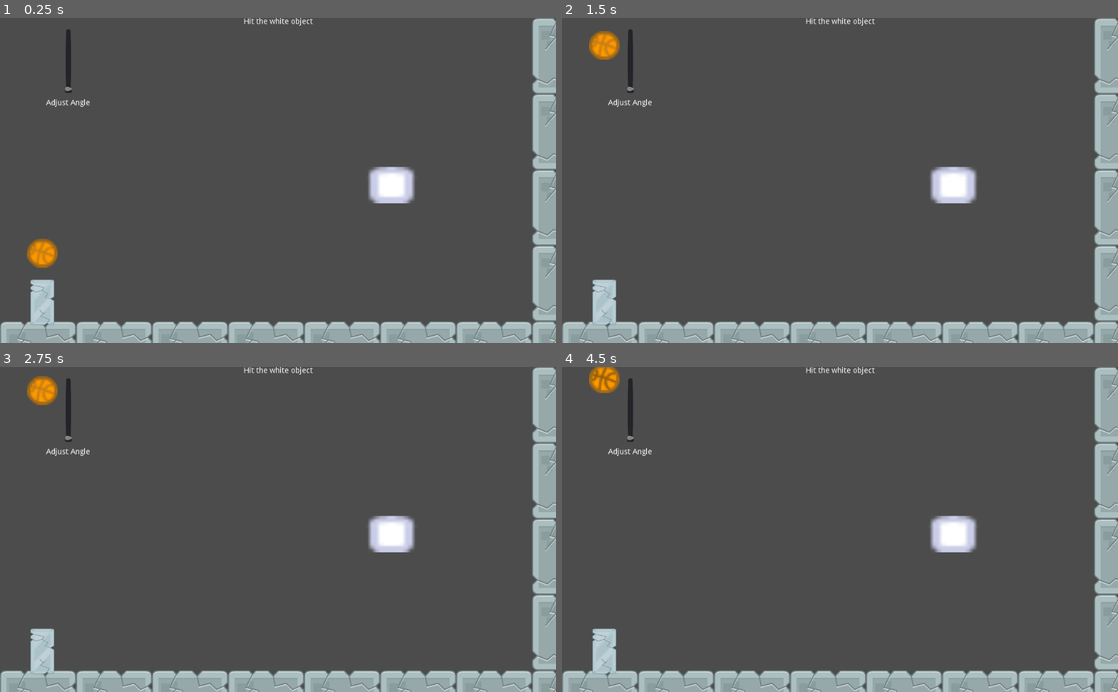
Above: before the commit, frames 1-4 (two rows, left to right).
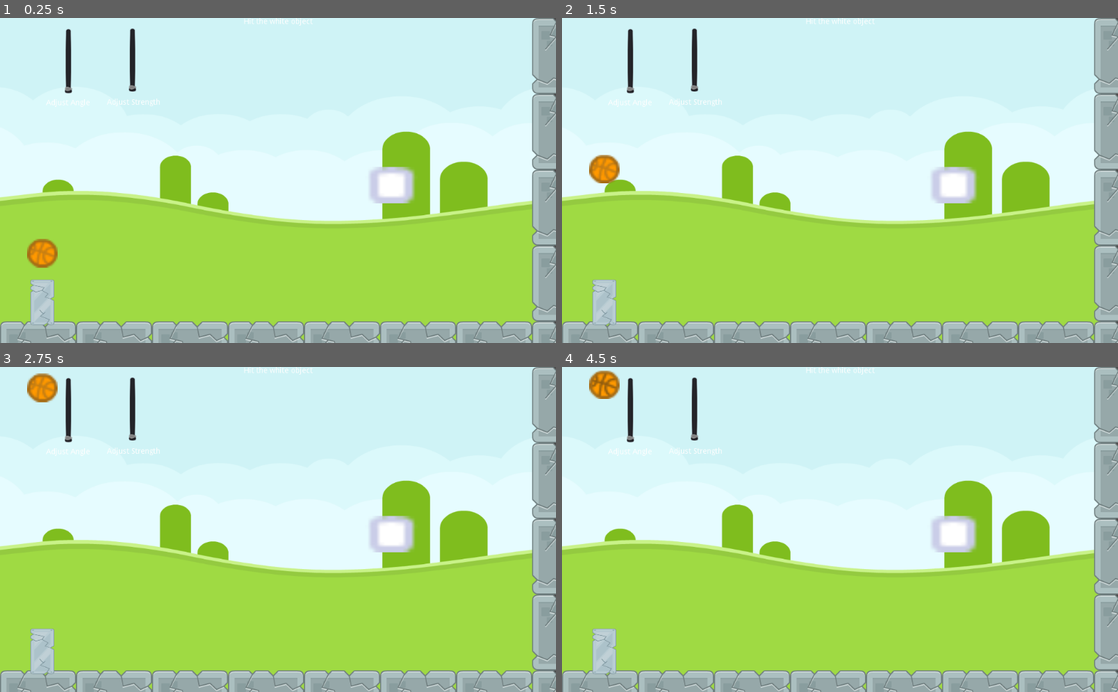
Above: after the commit, the same moments.

Repository: jdibble21/Simple-2D-Physics-Game
Game: Godot game, scene res://Level.tscn
The game is run twice, just before and just after one commit, with the same random seed, the same clock (stepped at 60 frames per second) and the same inputs.
Inputs:
- Up to frame 1 (0.25 s): no input
- Up to frame 2 (1.5 s): tap Space (launch) at 0.6, 1.35 s
- Up to frame 3 (2.75 s): tap Space (launch) at 2.1 s
- Up to frame 4 (4.5 s): tap Space (launch) at 2.85, 3.6, 4.35 s

The runs differ from the first frame. In frame 1, 88% of the frame differs, in the area x 0-97%, y 0-100%; in frame 2, 88%; in frame 3, 88%; in frame 4, 88%.

Commit message:
Add HUD elements

Diff:
--- a/HUD.gd
+++ b/HUD.gd
@@ -2,19 +2,5 @@
 
 var angle
 
-# var a = 2
-# var b = "text"
-
-
-# Called when the node enters the scene tree for the first time.
-func _ready():
-	pass # Replace with function body.
-
-
-# Called every frame. 'delta' is the elapsed time since the previous frame.
-#func _process(delta):
-#	pass
-
-
 func _on_AngleSlider_value_changed(value):
 	angle = value
--- a/HUD.tscn
+++ b/HUD.tscn
@@ -39,5 +39,28 @@
 __meta__ = {
 "_edit_use_anchors_": false
 }
+
+[node name="StrengthSlider" type="VSlider" parent="."]
+margin_left = 236.0
+margin_top = 19.0
+margin_right = 252.0
+margin_bottom = 136.0
+min_value = 250.0
+max_value = 700.0
+value = 250.0
+ticks_on_borders = true
+__meta__ = {
+"_edit_use_anchors_": false
+}
+
+[node name="StrengthLabel" type="Label" parent="."]
+margin_left = 197.408
+margin_top = 148.651
+margin_right = 295.408
+margin_bottom = 162.651
+text = "Adjust Strength"
+__meta__ = {
+"_edit_use_anchors_": false
+}
 [connection signal="changed" from="AngleSlider" to="AngleSlider" method="_on_AngleSlider_changed"]
 [connection signal="value_changed" from="AngleSlider" to="." method="_on_AngleSlider_value_changed"]
--- a/Level.tscn
+++ b/Level.tscn
@@ -1,10 +1,11 @@
-[gd_scene load_steps=8 format=2]
+[gd_scene load_steps=9 format=2]
 
 [ext_resource path="res://Player.tscn" type="PackedScene" id=1]
 [ext_resource path="res://kenny_physicspack_assets/elementStone050.png" type="Texture" id=2]
 [ext_resource path="res://Target.tscn" type="PackedScene" id=3]
 [ext_resource path="res://Launcher.tscn" type="PackedScene" id=4]
 [ext_resource path="res://HUD.tscn" type="PackedScene" id=5]
+[ext_resource path="res://kenny_physicspack_assets/colored_grass.png" type="Texture" id=6]
 
 [sub_resource type="ConvexPolygonShape2D" id=1]
 points = PoolVector2Array( 0, 0, 140, 0, 140, 140, 0, 140 )
@@ -51,3 +52,9 @@
 angle = 5.0
 
 [node name="HUD" parent="Player" instance=ExtResource( 5 )]
+
+[node name="BackgroundImage" type="Sprite" parent="."]
+show_behind_parent = true
+position = Vector2( 483.949, 247.274 )
+scale = Vector2( 1, 0.757363 )
+texture = ExtResource( 6 )
--- a/Player.gd
+++ b/Player.gd
@@ -6,10 +6,8 @@
 
 	if Input.is_action_just_pressed("launch"):
 		emit_signal("sleeping_state_changed")
-		print("FROM angleslider node")
-		print(get_node("HUD/AngleSlider").value)
+		strength = get_node("HUD/StrengthSlider").value
 		var vector_one = get_node("HUD/AngleSlider").value
-		print(vector_one)
 		var direction = Vector2(vector_one,-1).normalized()
 		var velocity = direction * strength
 		apply_impulse(Vector2.ZERO,velocity)
--- a/Player.tscn
+++ b/Player.tscn
@@ -23,6 +23,7 @@
 __meta__ = {
 "_edit_group_": true
 }
+strength = 700.0
 angle = 3.0
 
 [node name="CollisionShape2D" type="CollisionShape2D" parent="."]
